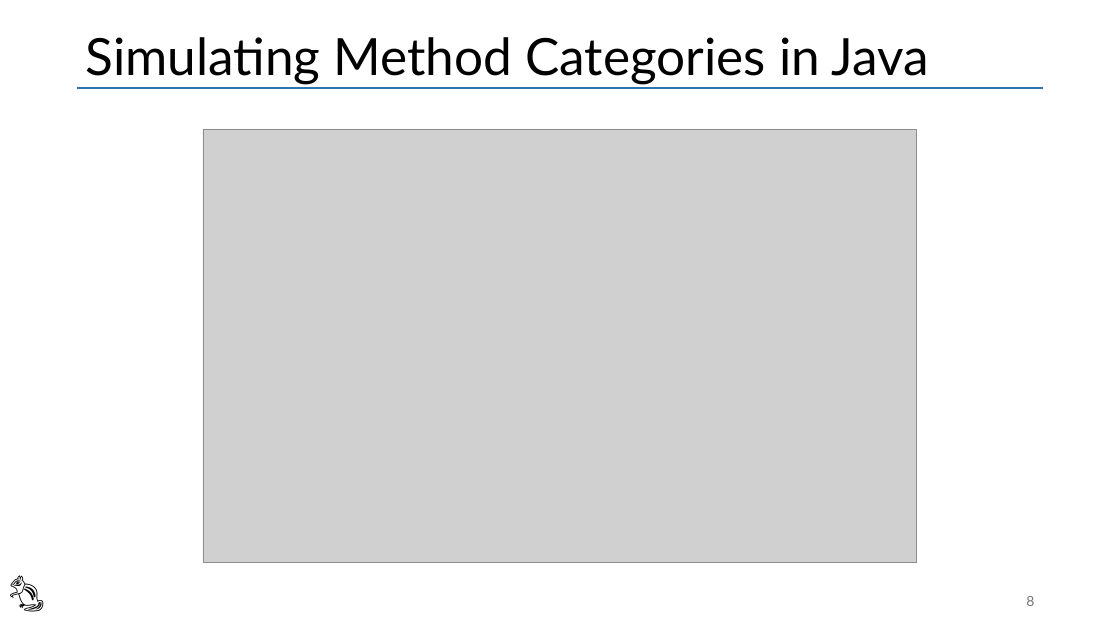
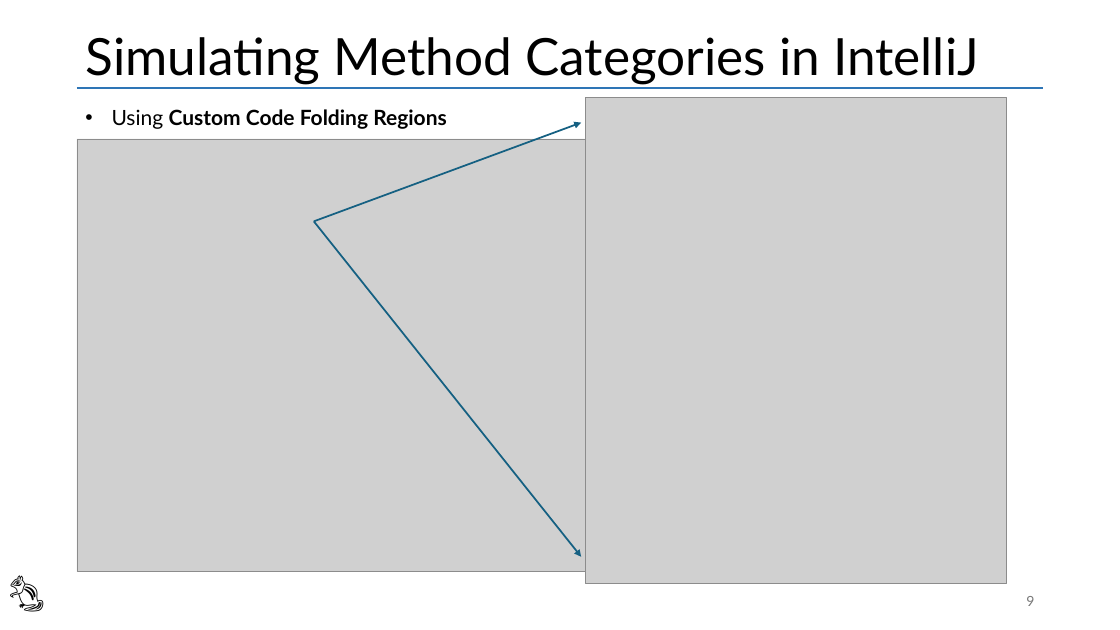
Before and after one commit to vmzakharov/refactor-to-ec-remake, a slide deck: slide 9 of RefactorToEcIntro.pptx (slide 8 before the commit). Drawn at 1120x630 pixels with LibreOffice and Linux fonts; fonts in the diff are those of the drawing; grey boxes stand for pictures. Boxes give left, top, right and bottom in pixels: in the first picture for what was removed or moved away, otherwise in the second. Text is boxed around its words. In the diff, an @@ line names an element or a change of style, - is before the commit and + after.

```diff
--- a/RefactorToEcIntro.pptx
+++ b/RefactorToEcIntro.pptx
@@ title at [85, 37, 979, 85]: text changed @@
-Simulating Method Categories in Java
+Simulating Method Categories in IntelliJ
@@ text added at [112, 109, 447, 129], 18 pt, text #000000, bold @@
+• Using Custom Code Folding Regions
@@ picture added at [586, 97, 1007, 584] @@
@@ picture: place and size @@
-picture at [203, 130, 918, 563]
+picture at [77, 139, 791, 571]
@@ arrow added from (314, 222) to (581, 123), #156082 1.5 pt @@
@@ arrow added from (314, 222) to (581, 557), #156082 1.5 pt @@
@@ page number at [1026, 596, 1034, 606]: text changed @@
-8
+9
```
Also in this commit, not shown: 4 other slides changed, 1 slide added, 1 other file.
